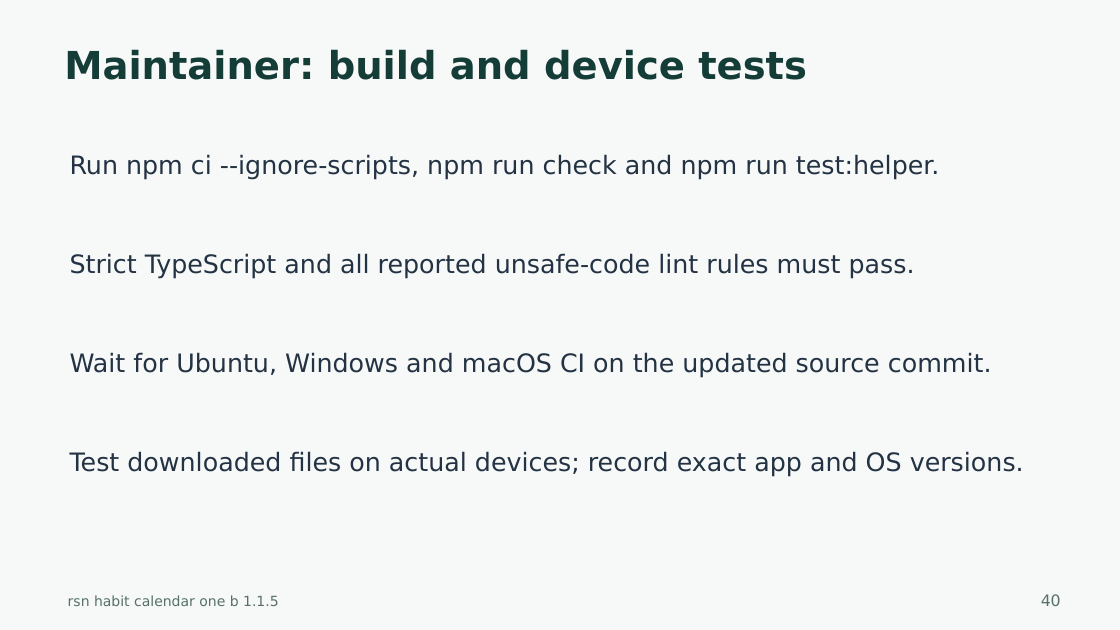
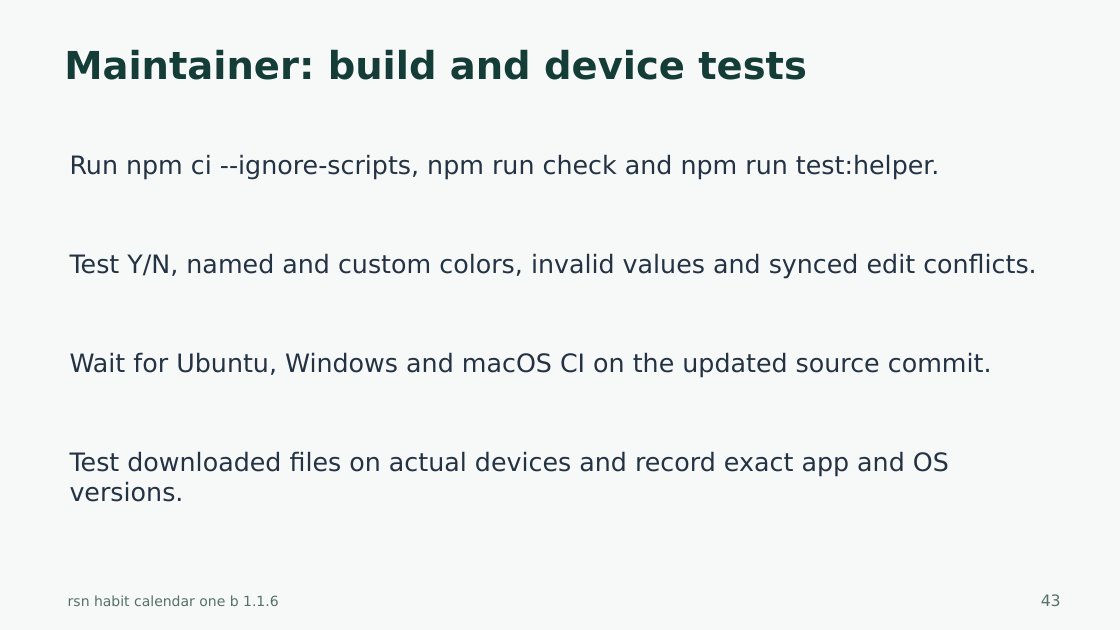
Before and after one commit to harharhari/rsn-habit-tracker-obsidian-plugin, a slide deck: slide 43 of docs/rsn-habit-calendar-one-b-tutorial.pptx (slide 40 before the commit). Drawn at 1120x630 pixels with LibreOffice and Linux fonts; fonts in the diff are those of the drawing. Boxes give left, top, right and bottom in pixels: in the first picture for what was removed or moved away, otherwise in the second. Text is boxed around its words. In the diff, an @@ line names an element or a change of style, - is before the commit and + after.

Commit message:
1. simplification of plugin 2. habit trackerversion 1.1.6 3. as on 2026-10-24

```diff
--- a/docs/rsn-habit-calendar-one-b-tutorial.pptx
+++ b/docs/rsn-habit-calendar-one-b-tutorial.pptx
@@ text at (x1=70, y1=253, x2=1037, y2=279): text changed @@
-Strict TypeScript and all reported unsafe-code lint rules must pass.
+Test Y/N, named and custom colors, invalid values and synced edit conflicts.
@@ text at (x1=70, y1=451, x2=949, y2=502): text changed @@
-Test downloaded files on actual devices; record exact app and OS versions.
+Test downloaded files on actual devices and record exact app and OS versions.
@@ text at (x1=68, y1=595, x2=279, y2=606): text changed @@
-rsn habit calendar one b 1.1.5
+rsn habit calendar one b 1.1.6
@@ text at (x1=1041, y1=594, x2=1061, y2=606): text changed @@
-40
+43
```
Also in this commit, not shown: 40 other slides changed, 3 slides added, 40 other files.
